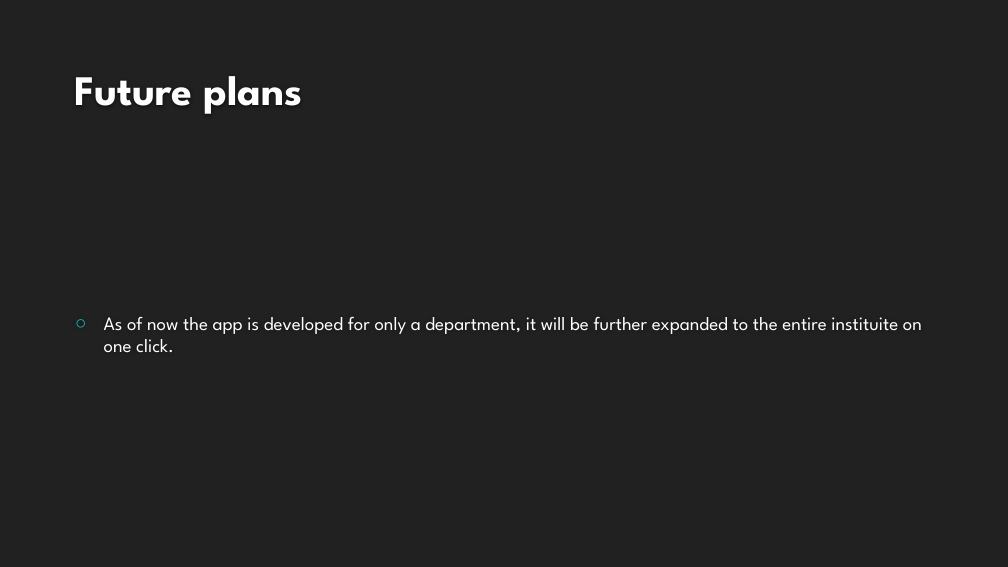
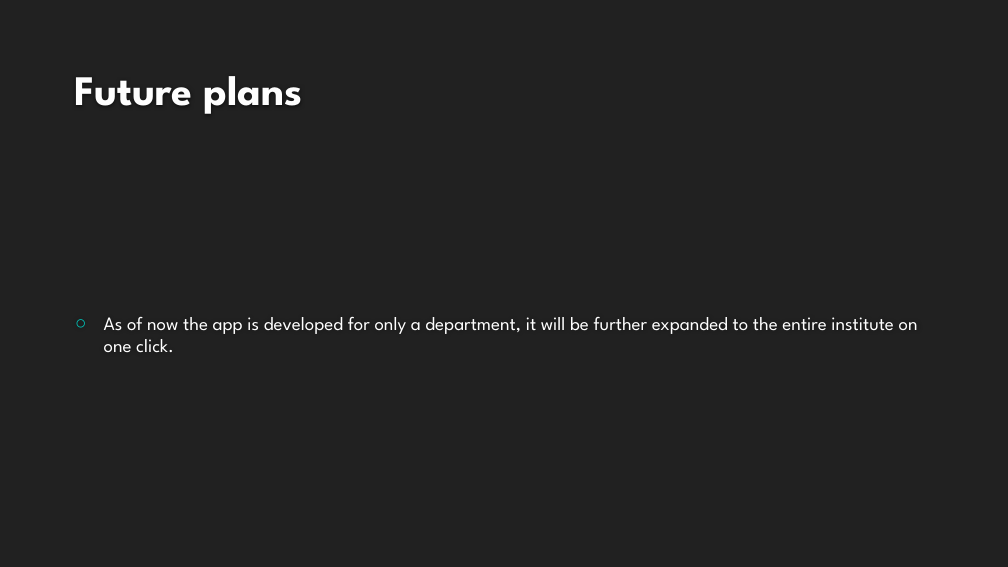
Before and after one commit to gauravkerkar/SMARTSHARE, a slide deck: slide 8 of Smart Share.pptx. Drawn at 1008x567 pixels with LibreOffice and Linux fonts; fonts in the diff are those of the drawing; background and template pictures are left out. Boxes give left, top, right and bottom in pixels: in the first picture for what was removed or moved away, otherwise in the second. Text is boxed around its words. In the diff, an @@ line names an element or a change of style, - is before the commit and + after.

```diff
--- a/Smart Share.pptx
+++ b/Smart Share.pptx
@@ text at box(104, 317, 918, 352): text changed @@
-○ As of now the app is developed for only a department, it will be further expanded to the entire instituite on one click.
+○ As of now the app is developed for only a department, it will be further expanded to the entire institute on one click.
```
Also in this commit, not shown: 3 other slides changed, 2 other files.
